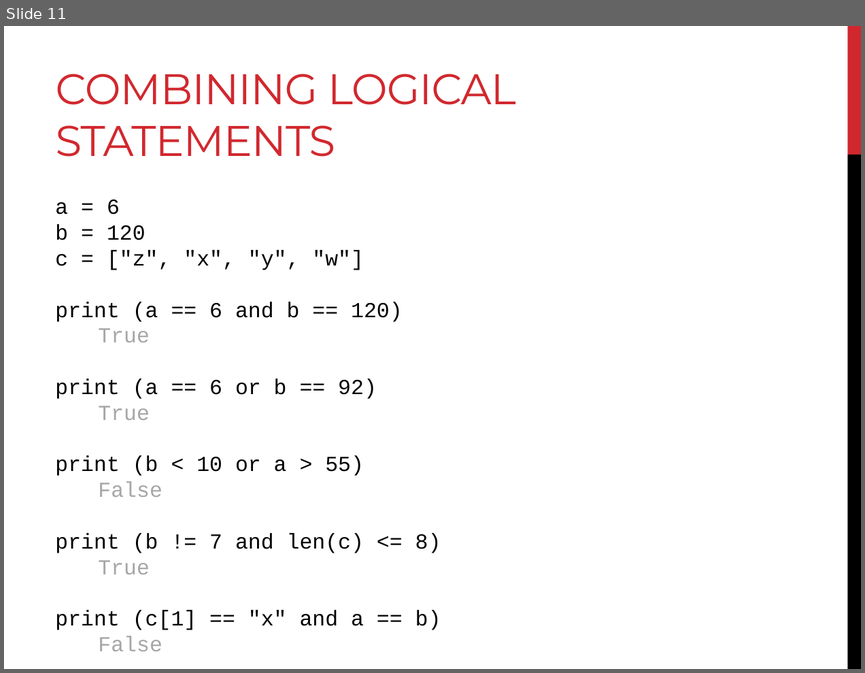
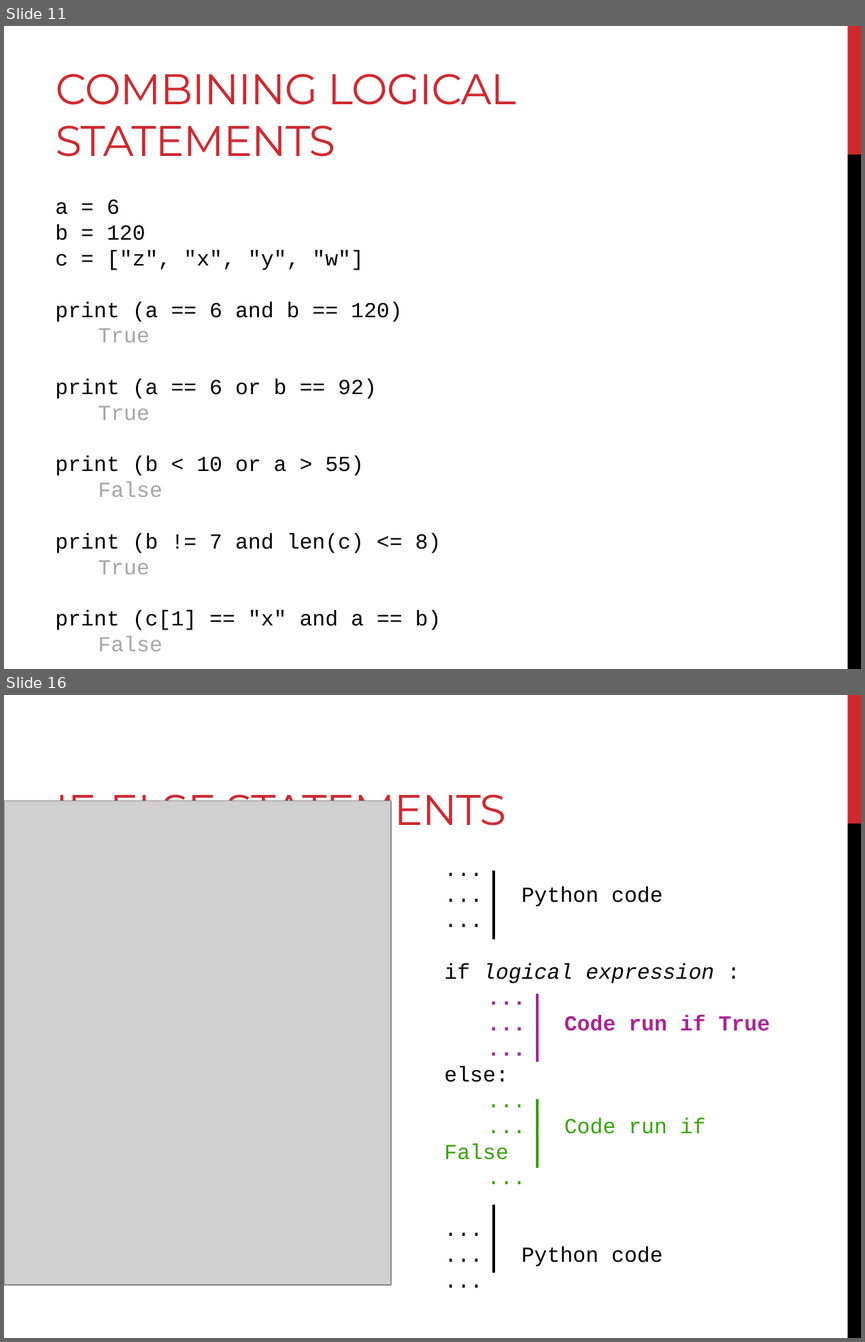
Before and after one commit to BjornFJohansson/ccbb_bigdata2015_python, a slide deck: slides/day2_slides.pptx. Shown one above the other, each under a label of ours: slide 11 before the commit, slides 11 and 16 after it; the slides between them are not shown. The pictures are 865x673 and 865x1342 pixels, drawn with LibreOffice and Linux fonts; fonts in the diff are those of the drawing; grey boxes stand for pictures. Boxes give left, top, right and bottom in pixels: in the first picture for what was removed or moved away, otherwise in the second. Text is boxed around its words. In the diff, an @@ line names an element or a change of style, - is before the commit and + after.

```diff
--- a/slides/day2_slides.pptx
+++ b/slides/day2_slides.pptx
@@ slide 16 added at [4, 695, 861, 1338], background #FFFFFF; not listed: 2 template elements that a slide beside it also shows @@
@@ title added at [56, 783, 506, 835], 36 pt, text #D1282E @@
+IF-ELSE STATEMENTS
@@ picture added at [4, 800, 392, 1285] @@
@@ line added from (494, 870) to (494, 939), #000000 2.25 pt @@
@@ text added at [444, 886, 770, 1266], 18 pt, text #000000 @@
+...
+... Python code
+...
+if logical expression :
+...
+... Code run if True
+...
+else:
+...
+... Code run if False
+...
+...
+... Python code
+...
@@ line added from (537, 993) to (537, 1062), #AB2495 2.25 pt @@
@@ line added from (537, 1100) to (537, 1167), #32A600 2.25 pt @@
@@ line added from (494, 1204) to (494, 1272), #000000 2.25 pt @@
```
Also in this commit, not shown: 2 slides changed, 29 other slides added, 1 slide removed, 1 other file.
